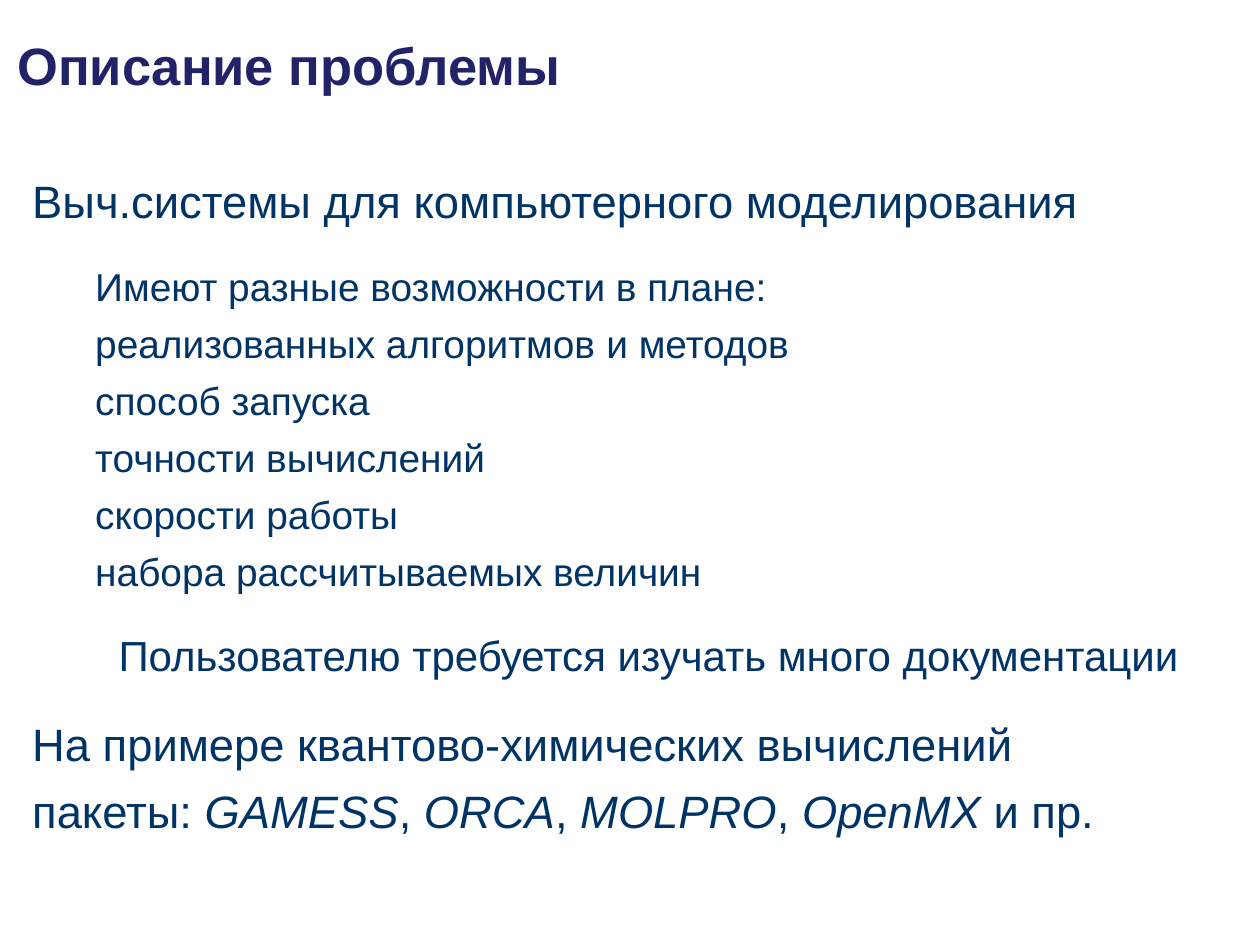
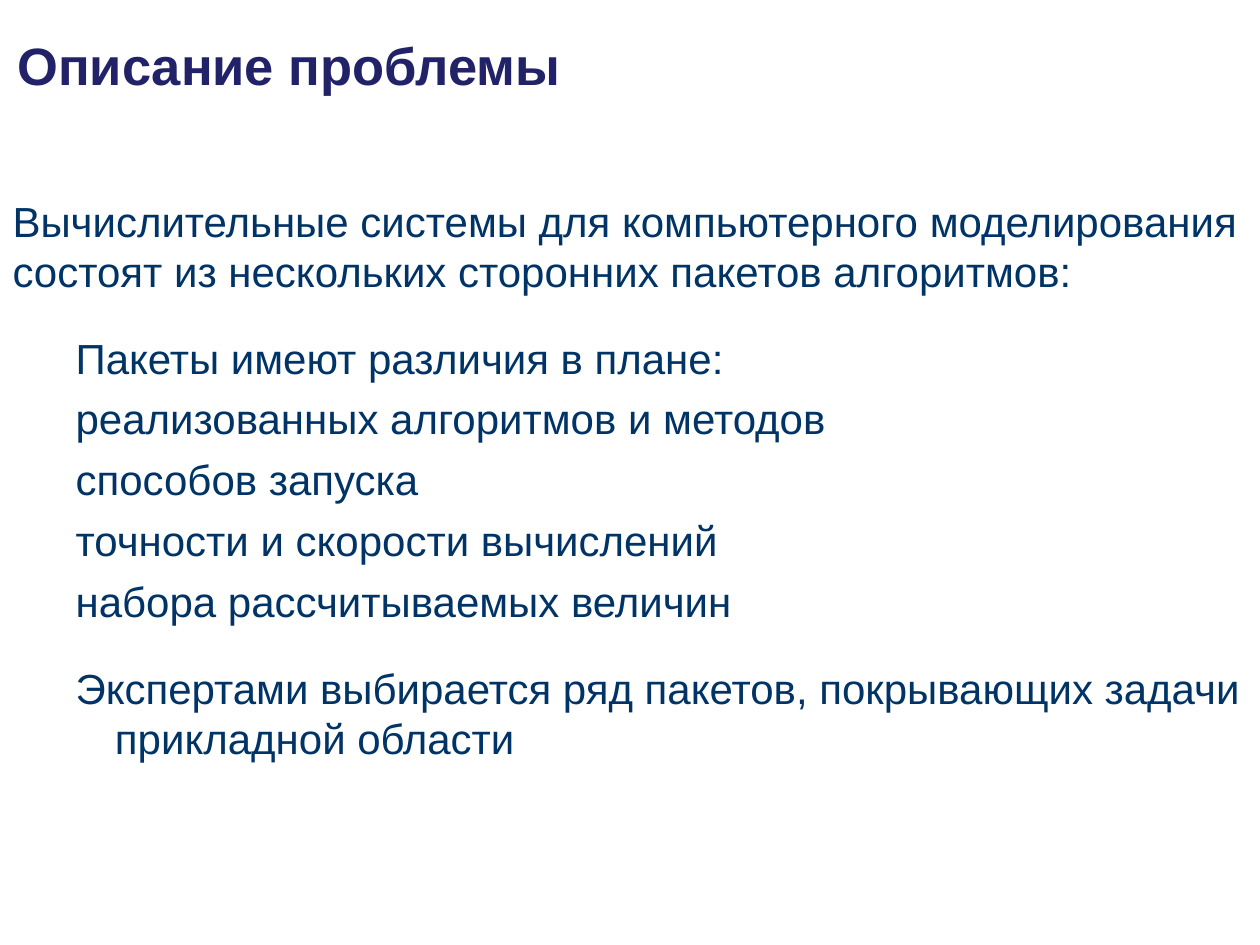
Before and after one commit to podtelkin/NII-NKT, a slide deck: slide 2 of master/master.ppt. Drawn at 1260x945 pixels with LibreOffice and Linux fonts; fonts in the diff are those of the drawing; background and template pictures are left out. Boxes give left, top, right and bottom in pixels: in the first picture for what was removed or moved away, otherwise in the second. Text is boxed around its words. In the diff, an @@ line names an element or a change of style, - is before the commit and + after.

```diff
--- a/master/master.ppt
+++ b/master/master.ppt
@@ text "Вычислительные системы для компьютерного моделирования ..." moved from (x1=32, y1=186, x2=1179, y2=837) to (x1=13, y1=208, x2=1240, y2=762) @@
@@ text at (x1=13, y1=208, x2=1237, y2=382): text changed; size 25.9 to 24 pt @@
-Выч.системы для компьютерного моделирования
-  Имеют разные возможности в плане:
+Вычислительные системы для компьютерного моделирования состоят из нескольких сторонних пакетов алгоритмов:
+  Пакеты имеют различия в плане:
@@ text at (x1=76, y1=411, x2=825, y2=626): size 22.2 to 24 pt in "реализованных алгоритмов и методов", "набора рассчитываемых величин" @@
@@ text at (x1=76, y1=464, x2=718, y2=565): text changed; size 22.2 to 24 pt @@
-  способ запуска
-  точности вычислений
-  скорости работы
+  способов запуска
+  точности и скорости вычислений
@@ text at (x1=76, y1=673, x2=1240, y2=762): text changed; size 25.9 to 24 pt @@
-  Пользователю требуется изучать много документации
-На примере квантово-химических вычислений
-пакеты: GAMESS, ORCA, MOLPRO, OpenMX и пр.
+  Экспертами выбирается ряд пакетов, покрывающих задачи прикладной области
```
Also in this commit, not shown: 6 other slides changed.
